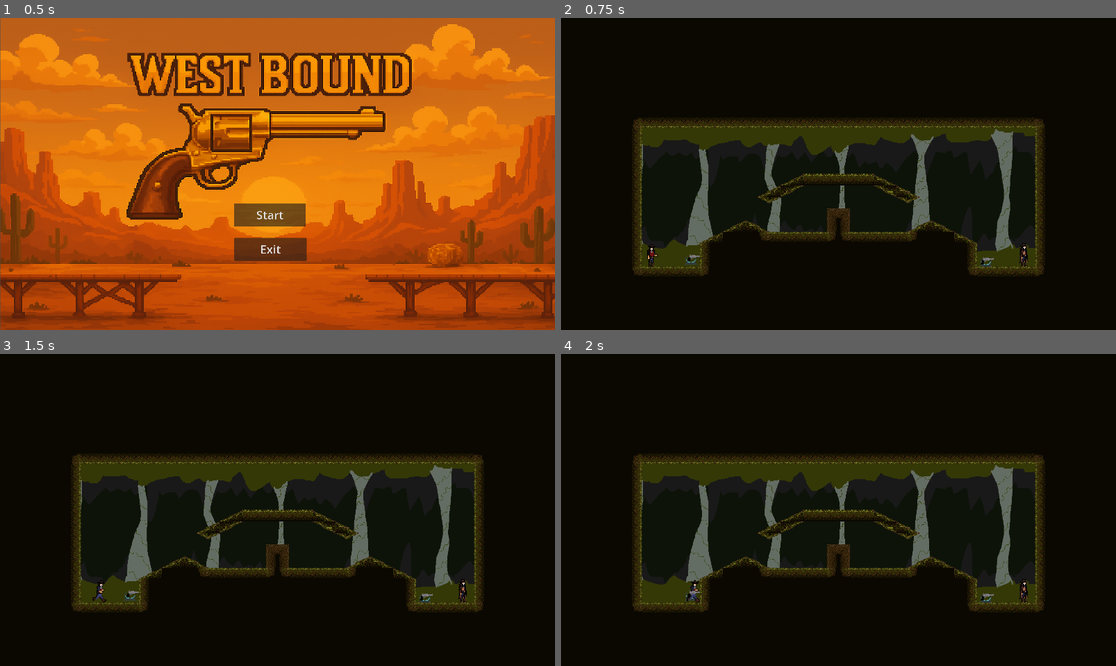
Above: before the commit, frames 1-4 (two rows, left to right).
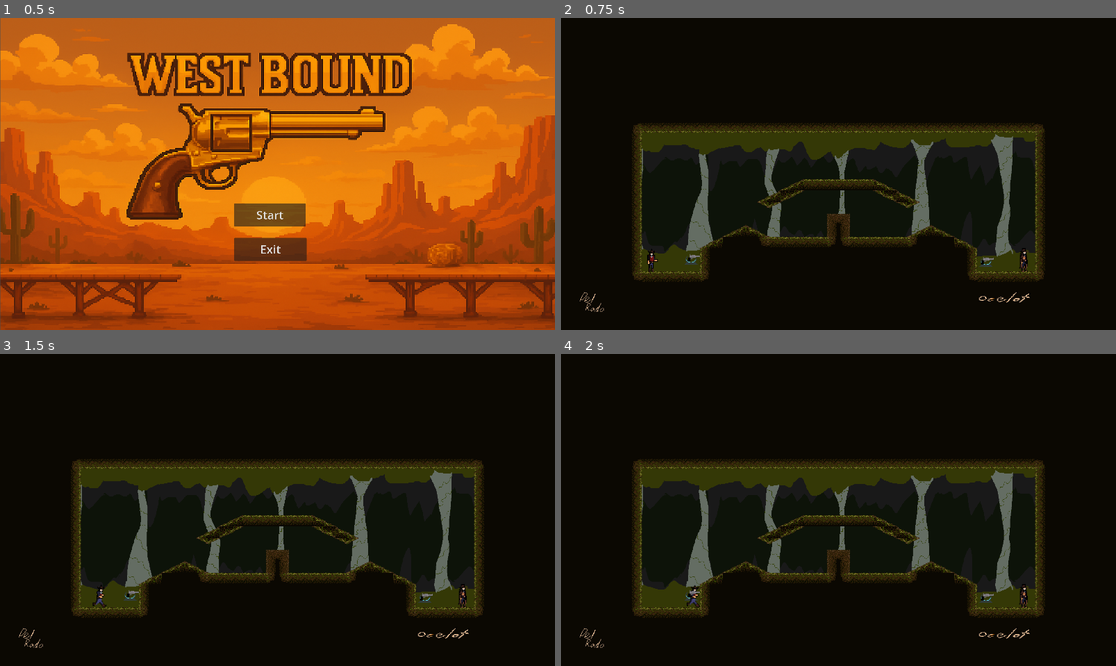
Above: after the commit, the same moments.

Repository: Sean-Suggitt/West-Bound
Game: Godot game, scene res://Scenes/main_menu.tscn
The game is run twice, just before and just after one commit, with the same random seed, the same clock (stepped at 60 frames per second) and the same inputs.
Inputs:
- Up to frame 1 (0.5 s): no input
- Up to frame 2 (0.75 s): click "Start" at 0.5 s
- Up to frame 3 (1.5 s): tap Enter at 1.25 s; hold D (P1_right) from 1.28 s (still down); tap J (P1_fire) at 1.35 s
- Up to frame 4 (2 s): keep holding D (P1_right); tap Space (P1_jump) at 1.52 s

Frame 1 is identical in both runs. In frame 2, 8.0% of the frame differs, in the area x 3-88%, y 32-95%; in frame 3, 8.0%; in frame 4, 8.0%.

Commit message:
Score UI implemented

Diff:
--- a/West Bound/Scenes/MAIN.tscn
+++ b/West Bound/Scenes/MAIN.tscn
@@ -9,6 +9,7 @@
 [ext_resource type="PackedScene" uid="uid://cltdh4fw2k5dg" path="res://Scenes/Players/PlayerScene_P2.tscn" id="7_kjvde"]
 [ext_resource type="Script" uid="uid://d25lsmv776f5s" path="res://Scripts/GameManager.gd" id="8_1tvcf"]
 [ext_resource type="PackedScene" uid="uid://ca7gb01laaa4g" path="res://Scenes/endgame.tscn" id="10_mhs8k"]
+[ext_resource type="PackedScene" uid="uid://l5jem2xxnfre" path="res://Scenes/UI/ScoreUI.tscn" id="12_score"]
 
 [node name="Main" type="Node2D"]
 script = ExtResource("1_5c1w6")
@@ -66,9 +67,17 @@
 [node name="Timer" type="Timer" parent="GameManager"]
 
 [node name="Level Root" parent="." instance=ExtResource("7_1tvcf")]
+position = Vector2(0, 7)
+
+[node name="ScoreUI" parent="." instance=ExtResource("12_score")]
 
 [node name="EndGame" parent="." instance=ExtResource("10_mhs8k")]
+anchors_preset = 0
+anchor_right = 0.0
+anchor_bottom = 0.0
 offset_left = 1179.0
 offset_top = 444.0
 offset_right = 1179.0
 offset_bottom = 444.0
+grow_horizontal = 1
+grow_vertical = 1
--- /dev/null
+++ b/West Bound/Scenes/UI/ScoreUI.tscn
@@ -0,0 +1,74 @@
+[gd_scene load_steps=5 format=3 uid="uid://l5jem2xxnfre"]
+
+[ext_resource type="Script" uid="uid://83tx181xryn7" path="res://Scripts/ScoreUI.gd" id="1_score"]
+[ext_resource type="Texture2D" uid="uid://cu66kpp8jchd8" path="res://Images/UI/DelRadoNameUI.png" id="2_p1name"]
+[ext_resource type="Texture2D" uid="uid://dbmpag0pl41er" path="res://Images/UI/OceleotNameUI.png" id="3_p2name"]
+[ext_resource type="Texture2D" uid="uid://d1lt5po0uauiy" path="res://Images/UI/ScoreUI.png" id="4_scores"]
+
+[node name="ScoreUI" type="CanvasLayer"]
+script = ExtResource("1_score")
+
+[node name="Container" type="Control" parent="."]
+layout_mode = 3
+anchors_preset = 15
+anchor_right = 1.0
+anchor_bottom = 1.0
+grow_horizontal = 2
+grow_vertical = 2
+
+[node name="P1Score" type="Control" parent="Container"]
+layout_mode = 1
+anchor_top = 0.05
+anchor_bottom = 0.05
+offset_left = 4.0
+offset_top = 920.0
+offset_right = 304.0
+offset_bottom = 1020.0
+grow_vertical = 0
+
+[node name="P1Name" type="TextureRect" parent="Container/P1Score"]
+layout_mode = 0
+offset_left = 49.0
+offset_top = -46.0
+offset_right = 173.0
+offset_bottom = 74.0
+texture = ExtResource("2_p1name")
+
+[node name="P1ScoreSprite" type="Sprite2D" parent="Container/P1Score"]
+position = Vector2(231, 25)
+scale = Vector2(3.807, 3.661)
+texture = ExtResource("4_scores")
+hframes = 5
+
+[node name="P2Score" type="Control" parent="Container"]
+layout_mode = 1
+anchor_left = 0.931
+anchor_top = 0.912
+anchor_right = 0.931
+anchor_bottom = 0.912
+offset_left = -628.52
+offset_top = -232.96
+offset_right = 199.48
+offset_bottom = 68.0399
+grow_horizontal = 0
+grow_vertical = 0
+
+[node name="P2Name" type="TextureRect" parent="Container/P2Score"]
+layout_mode = 1
+anchors_preset = -1
+anchor_left = 0.597
+anchor_top = 0.724
+anchor_right = 0.597
+anchor_bottom = 0.724
+offset_left = -222.316
+offset_top = -59.924
+offset_right = -13.316
+offset_bottom = 72.076
+grow_horizontal = 0
+texture = ExtResource("3_p2name")
+
+[node name="P2ScoreSprite" type="Sprite2D" parent="Container/P2Score"]
+position = Vector2(248, 225)
+scale = Vector2(5.24329, 4.1196)
+texture = ExtResource("4_scores")
+hframes = 5
--- a/West Bound/Scripts/GameManager.gd
+++ b/West Bound/Scripts/GameManager.gd
@@ -36,7 +36,7 @@
 		Global.increment_score(winner)
 
 		# Check for game win condition
-		if Global.get_score(winner) >= 1:
+		if Global.get_score(winner) >= 5:
 			game_over = true
 			_handle_game_win(winner)
 		else:
@@ -56,10 +56,17 @@
 	print("=================================")
 
 	game_over = true
+
+	# Hide the score UI before changing scenes
+	await get_tree().create_timer(2.0).timeout
+	var score_ui = get_tree().current_scene.get_node_or_null("ScoreUI")
+	if score_ui:
+		score_ui.hide()
+
 	Global.reset_scores()
 
 	#Change to endgame scene
-	await get_tree().create_timer(1.0).timeout
+
 	var endgame_scene := "res://Scenes/endgame.tscn"
 	get_tree().change_scene_to_file(endgame_scene)
 
--- /dev/null
+++ b/West Bound/Scripts/ScoreUI.gd
@@ -0,0 +1,68 @@
+extends CanvasLayer
+
+# References to score sprites
+@onready var p1_score_sprite: Sprite2D = $Container/P1Score/P1ScoreSprite
+@onready var p2_score_sprite: Sprite2D = $Container/P2Score/P2ScoreSprite
+
+# Track previous scores to detect changes
+var previous_scores = {"P1": 0, "P2": 0}
+
+func _ready() -> void:
+	# Hide score sprites initially (score 0 = no display)
+	p1_score_sprite.visible = false
+	p2_score_sprite.visible = false
+
+	# Update display with current scores
+	_update_score_display()
+
+func _process(_delta: float) -> void:
+	# Check for score changes every frame
+	_check_score_updates()
+
+func _check_score_updates() -> void:
+	# Check P1 score
+	var p1_current = Global.get_score("P1")
+	if p1_current != previous_scores["P1"]:
+		previous_scores["P1"] = p1_current
+		_update_player_score_display("P1", p1_current)
+
+	# Check P2 score
+	var p2_current = Global.get_score("P2")
+	if p2_current != previous_scores["P2"]:
+		previous_scores["P2"] = p2_current
+		_update_player_score_display("P2", p2_current)
+
+func _update_player_score_display(player: String, score: int) -> void:
+	var sprite = p1_score_sprite if player == "P1" else p2_score_sprite
+
+	if score == 0:
+		# Hide sprite when score is 0
+		sprite.visible = false
+	else:
+		# Show sprite and set frame (score 1 = frame 0, score 2 = frame 1, etc.)
+		sprite.visible = true
+		sprite.frame = clamp(score - 1, 0, 4)  # Ensure frame is between 0-4
+
+		# Optional: Add a little animation when score increases
+		_animate_score_change(sprite)
+
+func _animate_score_change(sprite: Sprite2D) -> void:
+	# Create a simple pop animation
+	var tween = create_tween()
+	tween.set_trans(Tween.TRANS_ELASTIC)
+	tween.set_ease(Tween.EASE_OUT)
+
+	# Scale up then back to normal
+	sprite.scale = Vector2(0.8, 0.8)
+	tween.tween_property(sprite, "scale", Vector2(1.2, 1.2), 0.2)
+	tween.tween_property(sprite, "scale", Vector2(1.0, 1.0), 0.3)
+
+func _update_score_display() -> void:
+	# Initial update on ready
+	_update_player_score_display("P1", Global.get_score("P1"))
+	_update_player_score_display("P2", Global.get_score("P2"))
+
+# Public method to force refresh (useful for round resets)
+func refresh_scores() -> void:
+	previous_scores = {"P1": 0, "P2": 0}
+	_update_score_display()
Binary file added: West Bound/Images/UI/DelRadoNameUI.png
Not shown, added: West Bound/Images/UI/DelRadoNameUI.png.import
Binary file added: West Bound/Images/UI/OceleotNameUI.png
Not shown, added: West Bound/Images/UI/OceleotNameUI.png.import
Binary file added: West Bound/Images/UI/ScoreUI.png
Not shown, added: West Bound/Images/UI/ScoreUI.png.import
Not shown: 1 places in West Bound/Scenes/MAIN.tscn that only renumber resources
Not shown, added: West Bound/Scripts/ScoreUI.gd.uid
